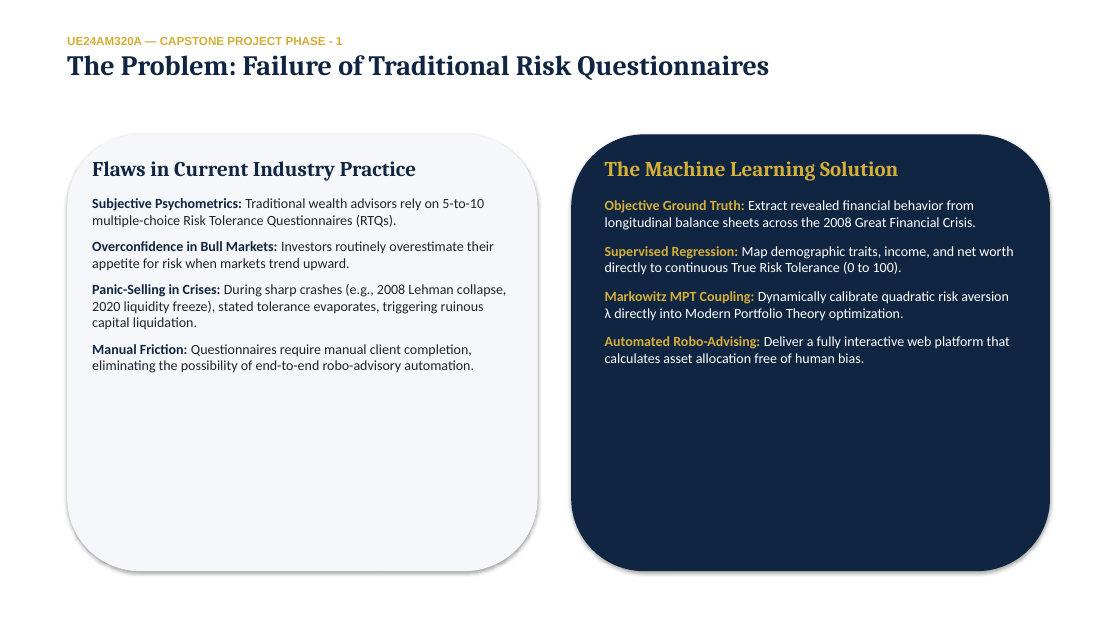
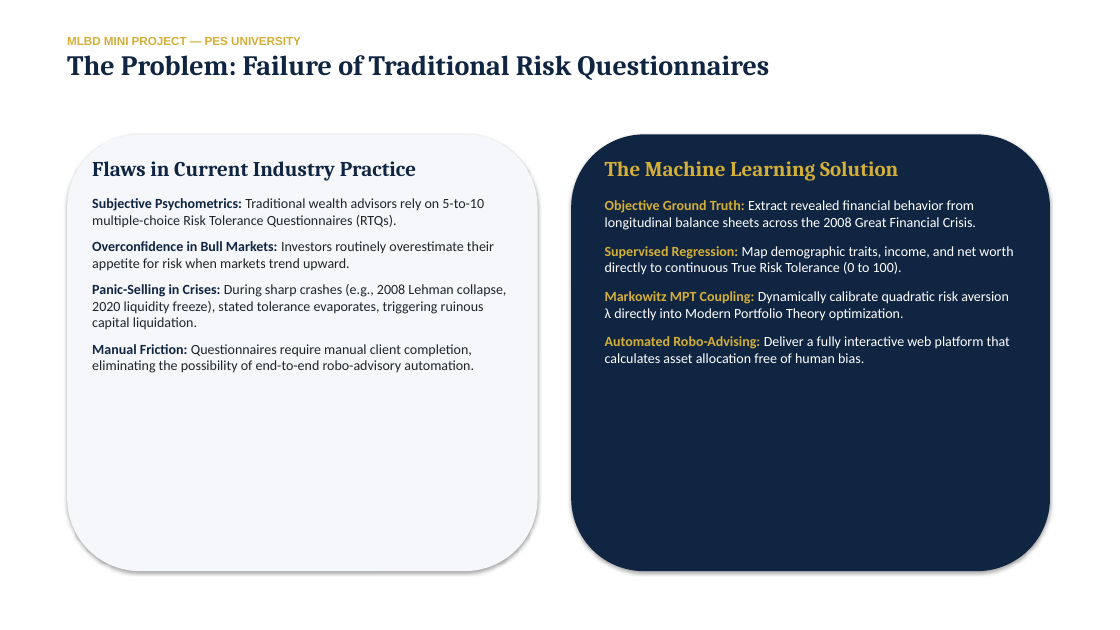
Before and after one commit to anantha-bit/Investor-Risk-Tolerance-RoboAdvisor, a slide deck: slide 2 of reports/Investor_Risk_Tolerance_RoboAdvisor_Presentation.pptx. Drawn at 1120x630 pixels with LibreOffice and Linux fonts; fonts in the diff are those of the drawing. Boxes give left, top, right and bottom in pixels: in the first picture for what was removed or moved away, otherwise in the second. Text is boxed around its words. In the diff, an @@ line names an element or a change of style, - is before the commit and + after.

Commit message:
refactor: update academic context to MLBD Mini Project and remove all capstone references

```diff
--- a/reports/Investor_Risk_Tolerance_RoboAdvisor_Presentation.pptx
+++ b/reports/Investor_Risk_Tolerance_RoboAdvisor_Presentation.pptx
@@ text at box(67, 37, 301, 45): text changed @@
-UE24AM320A — CAPSTONE PROJECT PHASE - 1
+MLBD MINI PROJECT — PES UNIVERSITY
```
Also in this commit, not shown: 9 other slides changed, 20 other files.
